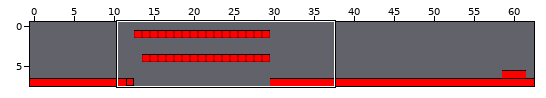
An edit to a level. Tiled map, android/assets/res/maps/level2.tmx. Above, an overview of the earlier version with the close-up marked.
Close-up. The starting point:
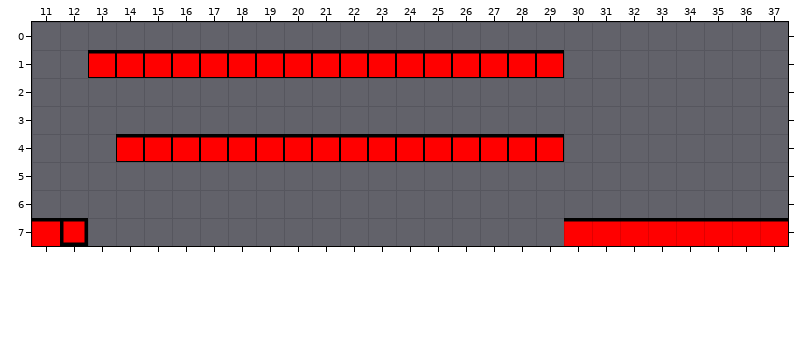
Cells are 32x32 px. Shown: x 11..37, y 0..7.
New version:
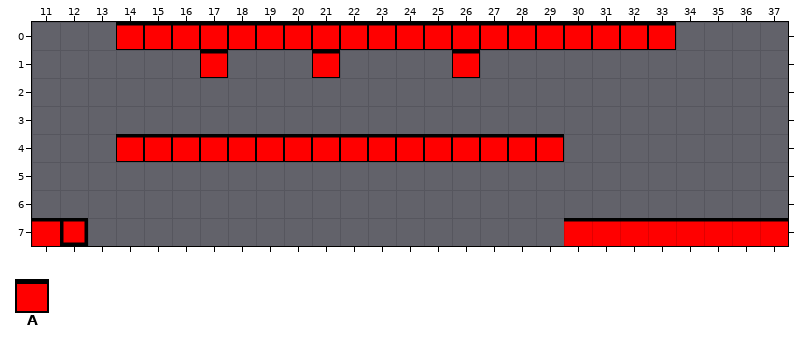
Key: from "demoblock": A 0.
_ is an empty cell.
Difference:
Layer "corner":
Tile A now appears in row 0 at x 14 to 33.
The author cleared tile A in row 1 at x 13 to 16, 18 to 20, 22 to 25 and 27 to 29.
Changed places in both close-ups, as pixel boxes (x1, y1, x2, y2):
changed: (88, 22, 676, 78)
